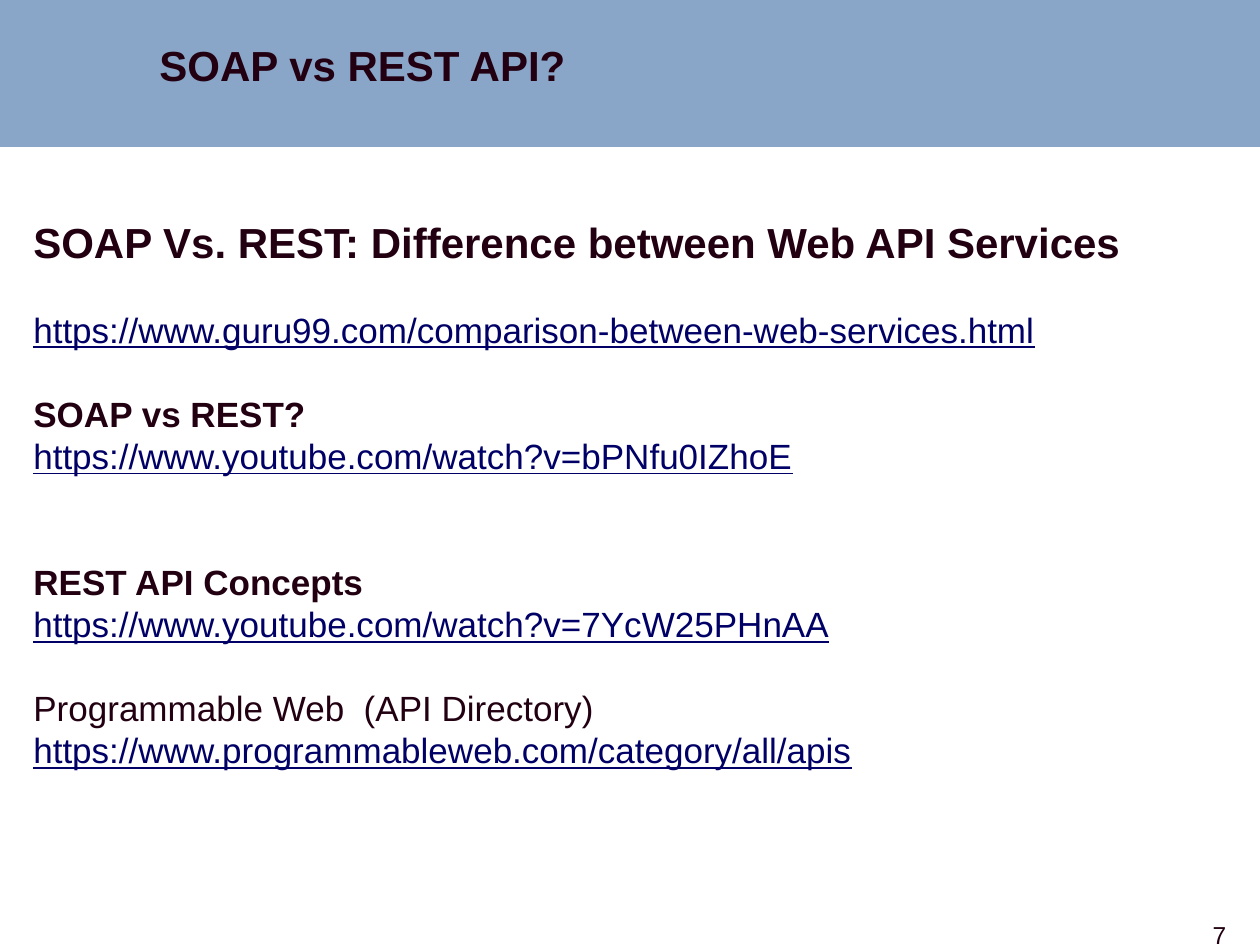
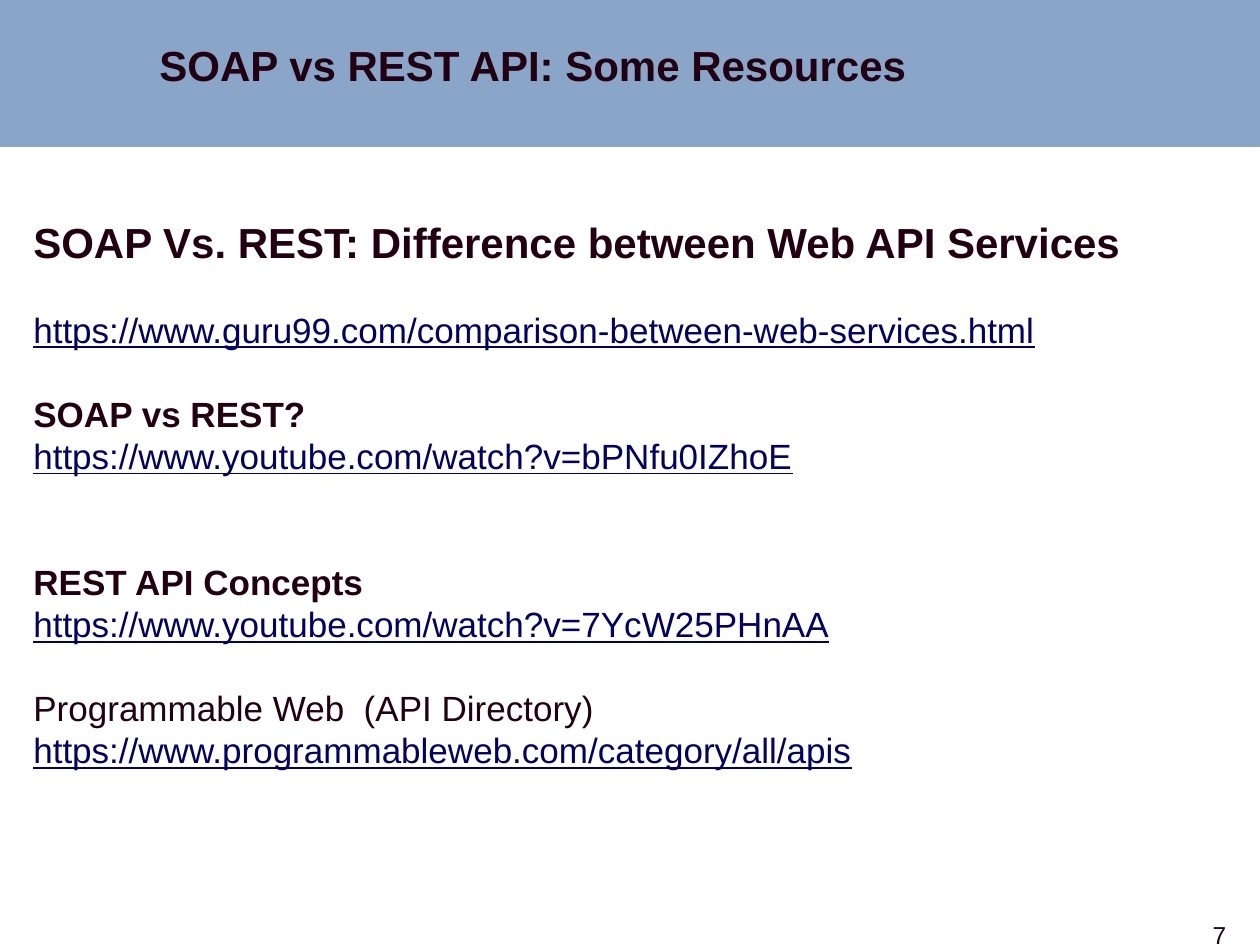
Before and after one commit to sjasthi/indic-wp, a slide deck: slide 7 of indic-wp_enhancements.pptx. Drawn at 1260x945 pixels with LibreOffice and Linux fonts; fonts in the diff are those of the drawing; background and template pictures are left out. Boxes give left, top, right and bottom in pixels: in the first picture for what was removed or moved away, otherwise in the second. Text is boxed around its words. In the diff, an @@ line names an element or a change of style, - is before the commit and + after.

```diff
--- a/indic-wp_enhancements.pptx
+++ b/indic-wp_enhancements.pptx
@@ text at (159, 51, 906, 82): text changed @@
-SOAP vs REST API?
+SOAP vs REST API: Some Resources
```
Also in this commit, not shown: 1 other slide changed, 1 slide added.
